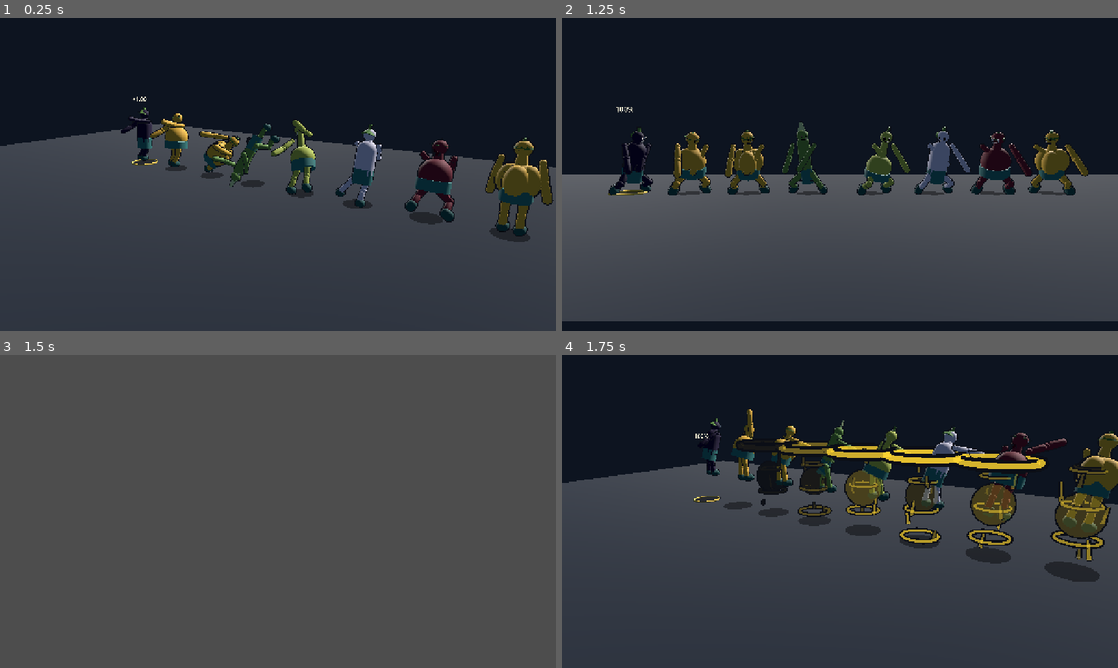
Above: before the commit, frames 1-4 (two rows, left to right).
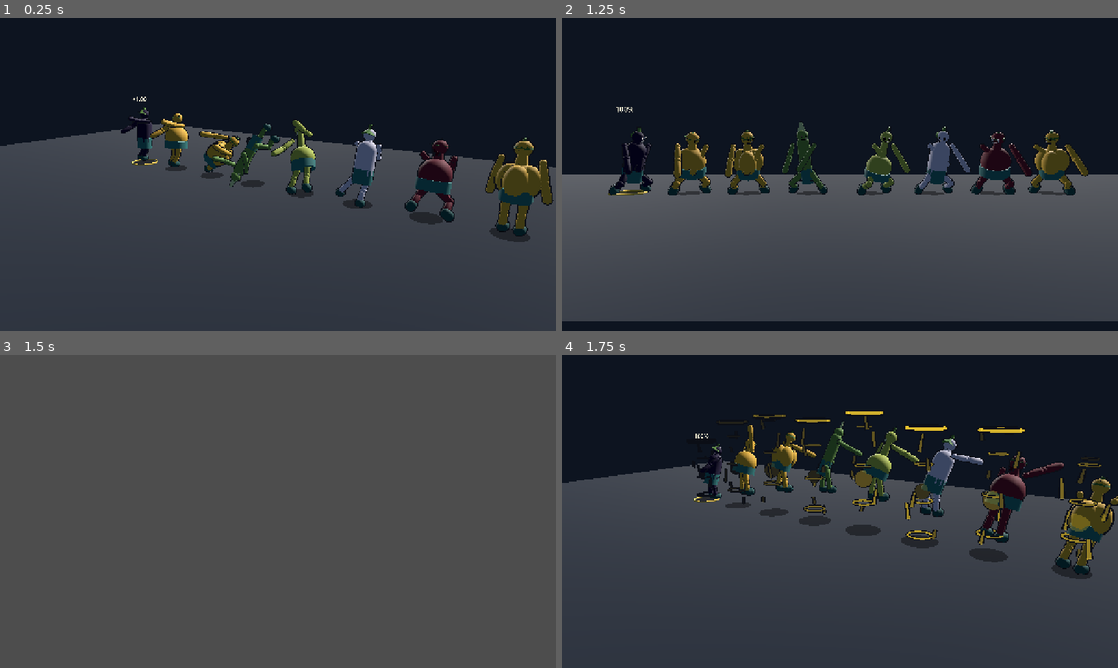
Above: after the commit, the same moments.

Repository: iracarranza/volley-world-manager
Game: Godot game, scene res://tools/animation_frames.tscn
The game is run twice, just before and just after one commit, with the same random seed, the same clock (stepped at 60 frames per second) and the same inputs. This scene is started directly instead of the project's main scene.
Inputs (mouse positions are in pixels of both pictures, inside the frame that each line leads up to):
- Up to frame 1 (0.25 s): no input
- Up to frame 2 (1.25 s): tap Enter at 0.5, 0.6 s; move the mouse to (962, 158) at 0.52 s; click (962, 158) at 0.67 s; tap Space at 0.77 s
- Up to frame 3 (1.5 s): drag from (166, 527) to (250, 574) at 1.27 s
- Up to frame 4 (1.75 s): no input

Frames 1-3 are identical in both runs. In frame 4, 11% of the frame differs, in the area x 23-100%, y 17-73%.

Commit message:
Steps 6-9/9: the surge finds the hands, the block jumps, and volis face where they run
**6-7. The signature surge was anchored at the pelvis and cut rather than
faded.** A crush and a monster block are both defined by the hands, and both
were drawn as a sphere around the hips with a ring at the shoes -- a player
standing in a bubble rather than doing something. The burst now sits at the
contact, derived from the rig's own reach plus the jump the body is already
carrying, so a tall middle's effect reaches their hands and a libero's reaches
theirs. Rings and streams travel to the same anchor instead of a fixed 2.08 m,
and the core is contained inside the silhouette.

The burst was also 2.35 across on a two-metre rig -- wider than the lane the
voli stands in, which is why a frame strip showed one continuous streak instead
of eight separate effects. And `visible` ended at phase 0.78 while `fade`
reached zero at the same instant, so whatever alpha remained was cut with two
frames of swing still to run. The fade now runs to the end of the pose.

**8. The block does jump, and always did.** The strip was posing every frame at
elevation 1.0, so eight identical heights read as a blocker who never left the
floor. That was the instrument, not the model -- elevation now comes from
`BlockBiomechanics.elevation_at` the way playback drives it, and the arc is
there.

**9. Facing was never driven during playback.** `has_facing` and `facing_yaw`
were set in exactly three places: the actor's own `_turn_toward`, and the two
offline tools. Neither the court nor the match screen touched them, so a voli
turned only at the instant of a contact and then held that heading for the whole
rally -- and one who had not touched the ball had no heading at all. The
machinery was complete the entire time. A moving body's heading is its velocity,
which `set_player_position` already held every frame and was discarding.

Residuals recorded rather than hidden: the roll reads briefly airborne at the
top of its turn, the platform aim is drawn rather than simulated, and the
resolver's two dead posture branches are still dead where they are scored.

PASS: 1032.

Co-Authored-By: Claude Opus 5 <noreply@anthropic.com>
Claude-Session: https://claude.ai/code/session_0197KZ6RDwTpMdR7xHdkkPxn

Diff:
--- a/scenes/components/match_court_3d.gd
+++ b/scenes/components/match_court_3d.gd
@@ -141,11 +141,38 @@
 	mesh_instance.material_override = material
 
 
+## Court-space movement below this is a rounding artefact, not a direction.
+const TRAVEL_HEADING_FLOOR: float = 0.0025
+
+
 func set_player_position(player_id: int, position: Vector2) -> void:
 	if not player_actors.has(player_id):
 		return
+	## **Step 9: a travelling voli faces where they are going.**
+	##
+	## `has_facing` and `facing_yaw` were set in exactly three places -- inside
+	## the actor's own `_turn_toward`, and the two offline tools. Neither this
+	## file nor `match_screen.gd` touched them, so during a rally an actor only
+	## ever turned at the instant of a contact pose and then held that heading
+	## for the rest of the point. A voli who had not touched the ball had no
+	## heading at all.
+	##
+	## The machinery was complete the whole time -- a turn rate, a neck limit, an
+	## independent head look. Nothing drove it. A moving body's heading is its
+	## velocity, which is a fact this method already holds every frame and was
+	## discarding.
+	##
+	## Below the floor the step is noise rather than a direction: a body that has
+	## effectively stopped keeps the heading it had rather than spinning to chase
+	## a rounding error.
+	var previous: Vector2 = live_positions.get(player_id, position)
 	live_positions[player_id] = position
 	var actor := player_actors[player_id] as PlayerActor3D
+	var step := position - previous
+	if step.length() >= TRAVEL_HEADING_FLOOR:
+		var world_step := tactical_to_world(position.x, position.y) \
+			- tactical_to_world(previous.x, previous.y)
+		actor.face_travel(atan2(-world_step.x, -world_step.z))
 	actor.set_tactical_position(position, tactical_to_world(position.x, position.y))
 
 
--- a/scenes/components/player_actor_3d.gd
+++ b/scenes/components/player_actor_3d.gd
@@ -384,6 +384,16 @@
 
 ## Turns the actor toward a heading at `FACING_TURN_RATE`, or adopts it outright
 ## if this is the first heading it has ever had.
+## Turn toward a heading taken from travel rather than from a contact.
+##
+## Separate from `_turn_toward` only so the intent is legible at the call site:
+## a contact turns a voli *to the ball*, and this turns them *the way they are
+## running*. Both go through the same rate limit and the same first-heading
+## adoption, because a body has one facing however it was decided.
+func face_travel(target_yaw: float) -> void:
+	_turn_toward(target_yaw)
+
+
 func _turn_toward(target_yaw: float) -> void:
 	if not has_facing:
 		facing_yaw = target_yaw
@@ -1400,6 +1410,20 @@
 ## The leg that matters is the *straighter* one, because that is the one holding
 ## the voli up. During a stride the deeply folded leg is the swing leg with
 ## nothing under it.
+## Where a signature effect sits for this action, in metres above the feet.
+func _signature_anchor_height(event_type: int) -> float:
+	var reach := REFERENCE_RIG_HEIGHT_M * maxf(body_height_scale, 0.5)
+	match event_type:
+		RallyEventModel.EventType.ATTACK, RallyEventModel.EventType.BLOCK, \
+		RallyEventModel.EventType.SERVE:
+			## At the hand, and above the jump the body is already carrying.
+			return reach * 1.06 + body_pivot.position.y
+		RallyEventModel.EventType.SET:
+			return reach * 0.92 + body_pivot.position.y
+	## A floor contact happens off the platform, out in front and low.
+	return reach * 0.36 + body_pivot.position.y
+
+
 func _ground_the_feet(elevation: float, baseline_knee: float) -> void:
 	## **Unless the pose already did it exactly.** The dig computes its own hip
 	## height from where its feet finished, and this approximation -- which knows
@@ -1654,6 +1678,11 @@
 	## @onready bindings are still null. The body pose remains pure in that case;
 	## the attached court actor gains the effect as soon as it is ready.
 	if signature_surge != null:
+		## The effect belongs where the action does. A swing and a block are
+		## struck at the top of the reach; a dig is played off the platform in
+		## front of the hips. `body_pivot.position.y` already carries the jump, so
+		## the anchor rises with it rather than being a constant.
+		signature_surge.contact_anchor_meters = _signature_anchor_height(event_type)
 		signature_surge.set_cue(
 			signature_move, signature_charge,
 			bool(action_context.get("signature_succeeded", false)), phase,
--- a/scenes/components/signature_surge_3d.gd
+++ b/scenes/components/signature_surge_3d.gd
@@ -53,6 +53,19 @@
 	}
 
 
+## **Where the effect happens, in metres above the voli's feet.**
+##
+## Every piece of this used to be centred on the actor's origin, so a crush and
+## a monster block were both drawn as a sphere around the pelvis with a ring at
+## the shoes -- a player standing inside a bubble rather than doing something.
+## Both of those actions are defined by the hands: a crush at the striking hand,
+## a monster block above the tape.
+##
+## The rings and streams still travel the body, because the charge gathering is
+## a whole-body thing. What moves is the **burst**, which is the contact itself.
+var contact_anchor_meters: float = 1.2
+
+
 func set_cue(move: String, charge: float, succeeded: bool, phase: float) -> void:
 	_move = move.to_lower().replace(" ", "_")
 	_charge = clampf(charge, 0.0, 1.0)
@@ -60,27 +73,43 @@
 	if _move.is_empty() or _charge <= 0.001:
 		visible = false
 		return
-	visible = phase >= -0.92 and phase <= 0.78
+	## Extended past 0.78, which cut the effect off while the pose was still
+	## mid-action -- measured on a frame strip, the surge was gone by 86% of the
+	## phase with two frames of swing left to run. An effect that stops before
+	## its action does reads as a dropped frame.
+	visible = phase >= -0.92 and phase <= 1.0
 	if not visible:
 		return
 	var profile := profile_for(_move)
 	var colour := Color(profile.colour)
 	var gather := smoothstep(-0.88, -0.08, phase)
 	var release := smoothstep(-0.04, 0.18, phase)
-	var fade := 1.0 - smoothstep(0.34, 0.78, phase)
+	## Fading across the whole tail rather than ending inside it. The old window
+	## reached zero at 0.78 and the node was hidden at the same instant, so
+	## whatever alpha remained was cut rather than faded.
+	var fade := 1.0 - smoothstep(0.30, 1.0, phase)
 	var strength := lerpf(0.38, 1.0, _charge)
 
 	for index in rings.size():
 		var ring := rings[index]
 		var travel := fposmod((phase + 0.90) * 1.42 + float(index) / 3.0, 1.0)
-		ring.position.y = lerpf(0.12, 2.08, travel)
-		var ring_scale := lerpf(1.12, 0.72, travel) * lerpf(0.82, 1.05, strength)
+		## Rings travel the body and end at the contact rather than at a fixed
+		## 2.08 m, so a tall middle's charge reaches their hands and a libero's
+		## reaches theirs.
+		ring.position.y = lerpf(0.12, contact_anchor_meters, travel)
+		var ring_scale := lerpf(0.74, 0.42, travel) * lerpf(0.82, 1.05, strength)
 		ring.scale = Vector3.ONE * ring_scale
 		_set_alpha(ring, colour, gather * fade * (1.0 - travel * 0.54) * 0.72)
 
 	var core_pulse := (0.72 + 0.28 * sin((phase + 1.0) * TAU * 3.0)) * gather
-	core.scale = Vector3.ONE * lerpf(0.68, 1.08, core_pulse * strength)
-	_set_alpha(core, colour, core_pulse * fade * 0.28)
+	## The core is the charge gathering *in* the voli, so it sits at the trunk and
+	## stays inside the body's own silhouette. At its old scale it enclosed the
+	## whole figure and read as a player standing in a bubble rather than as
+	## something happening to them -- the same mistake as the burst, one element
+	## over.
+	core.position.y = contact_anchor_meters * 0.46
+	core.scale = Vector3.ONE * lerpf(0.30, 0.52, core_pulse * strength)
+	_set_alpha(core, colour, core_pulse * fade * 0.34)
 
 	for index in streams.size():
 		var stream := streams[index]
@@ -91,7 +120,7 @@
 		var stream_travel := fposmod(
 			(phase + 0.90) * 1.72 + float(index) / float(streams.size()), 1.0
 		)
-		stream.position.y = lerpf(0.18, 2.04, stream_travel)
+		stream.position.y = lerpf(0.18, contact_anchor_meters * 0.98, stream_travel)
 		stream.scale.y = lerpf(0.22, 0.52, strength) * flicker
 		stream.rotation.y = float(index) / float(streams.size()) * TAU \
 			+ phase * 0.28
@@ -103,7 +132,12 @@
 	var burst_weight := release * (1.0 - smoothstep(0.18, 0.66, phase))
 	if _succeeded:
 		burst_weight = maxf(burst_weight, release * fade)
-	burst.scale = Vector3.ONE * lerpf(0.45, 2.35, release)
+	## At the contact, and no longer several metres across. 2.35 on a rig two
+	## metres tall put the burst wider than the court lane the voli was standing
+	## in -- in a frame strip it overlapped four neighbours and read as one
+	## continuous streak rather than as eight separate effects.
+	burst.position.y = contact_anchor_meters
+	burst.scale = Vector3.ONE * lerpf(0.30, 1.15, release)
 	_set_alpha(burst, colour, burst_weight * strength * 0.92)
 
 
--- a/tools/run_animation_frames.gd
+++ b/tools/run_animation_frames.gd
@@ -25,6 +25,7 @@
 
 const ACTOR := preload("res://scenes/components/player_actor_3d.tscn")
 const RallyEventModel := preload("res://scripts/models/rally_event.gd")
+const BlockBiomechanics := preload("res://scripts/data/block_biomechanics.gd")
 
 ## Frames per strip. Eight is enough to see an ease curve and few enough that
 ## each frame is still large enough to read at a glance.
@@ -253,8 +254,20 @@
 					"signature_succeeded": true,
 					"action_power": 1.0,
 				}
+			## **Elevation from the phase, not held at 1.0.**
+			##
+			## Every signature frame was posed at full elevation, so the strip
+			## showed a blocker who never left the floor -- eight identical
+			## heights with no arc. Playback drives a block's lift from
+			## `BlockBiomechanics.elevation_at(phase)`; the strip now does the
+			## same, so the row shows the jump the action actually has.
+			var elevation := float(pose[1])
+			if int(pose[0]) == RallyEventModel.EventType.BLOCK:
+				elevation *= BlockBiomechanics.elevation_at(progress)
+			elif int(pose[0]) == RallyEventModel.EventType.ATTACK:
+				elevation *= sin(clampf(progress, 0.0, 1.0) * PI)
 			actor.set_pose(
-				int(pose[0]), float(pose[1]), progress, Vector2.RIGHT, true, context
+				int(pose[0]), elevation, progress, Vector2.RIGHT, true, context
 			)
 		if strip.has("recovery"):
 			actor.identity_label.text = "%+.2f" % lerpf(
Not shown, changed: docs/BACKLOG.md
